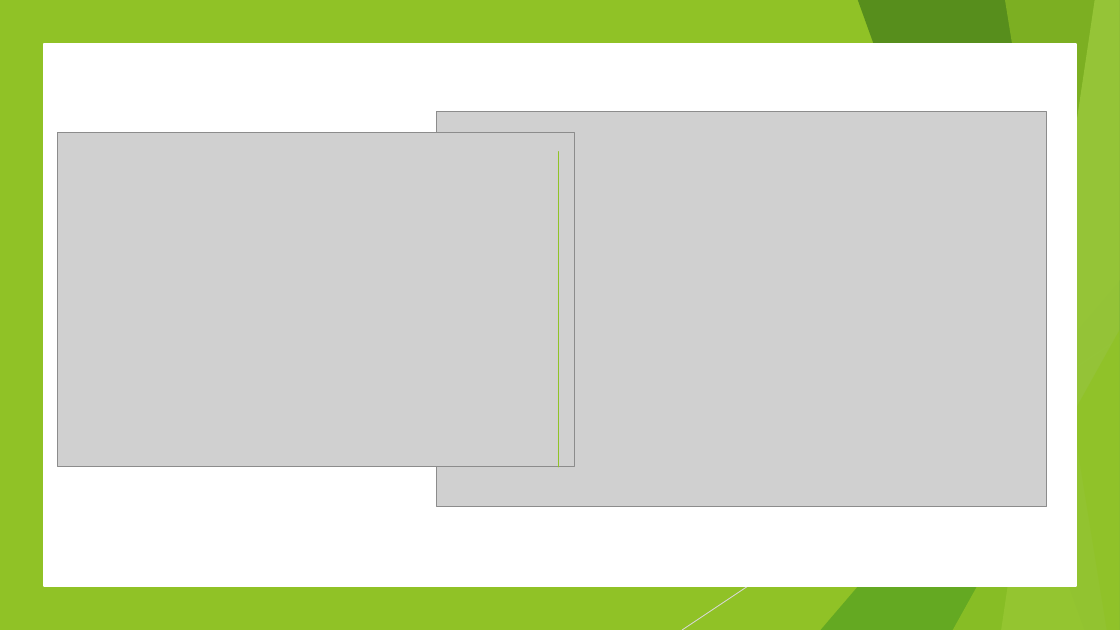
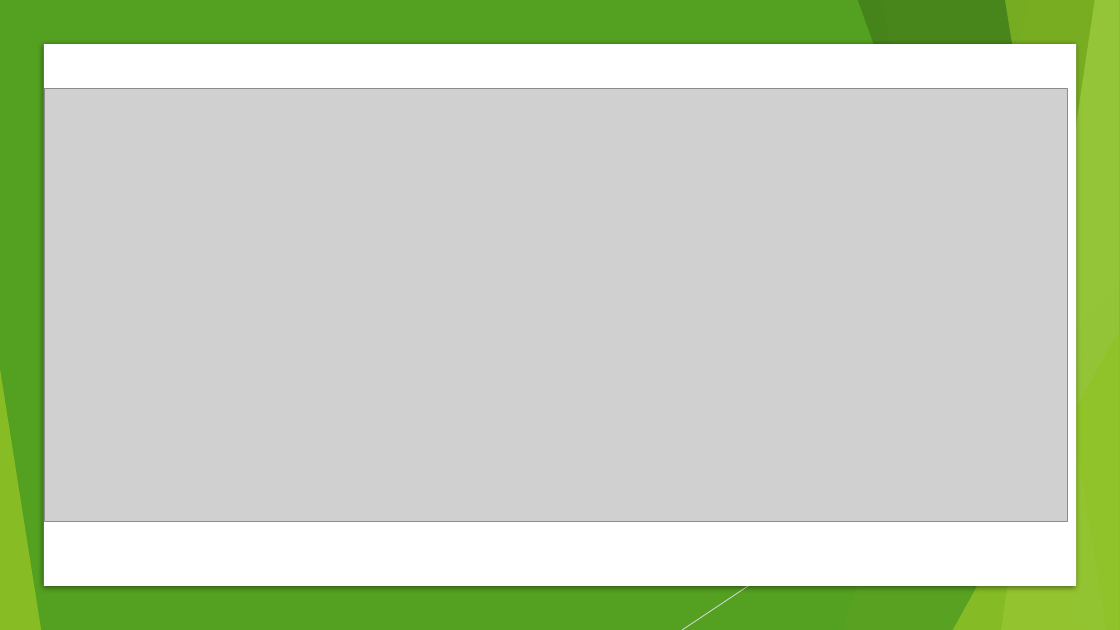
Before and after one commit to csimi97/HEKK, a slide deck: slide 8 of Documentation/Presentation_long.pptx (slide 9 before the commit). Drawn at 1120x630 pixels with LibreOffice and Linux fonts; fonts in the diff are those of the drawing; grey boxes stand for pictures. Boxes give left, top, right and bottom in pixels: in the first picture for what was removed or moved away, otherwise in the second. Text is boxed around its words. In the diff, an @@ line names an element or a change of style, - is before the commit and + after.

```diff
--- a/Documentation/Presentation_long.pptx
+++ b/Documentation/Presentation_long.pptx
@@ rectangle at [0,0,1120,630]: fill #90C226 to #54A021 @@
@@ rectangle at [44,45,1076,586]: outline #FFFFFF 1.75 pt to none; shadow on @@
@@ picture: place and size @@
-picture at [437,112,1048,507]
+picture at [45,89,1068,522]
@@ picture removed at [58,132,576,467] @@
@@ line removed from (559, 152) to (559, 467) @@
```
Also in this commit, not shown: 3 other slides changed, 3 slides added, 40 other files.
